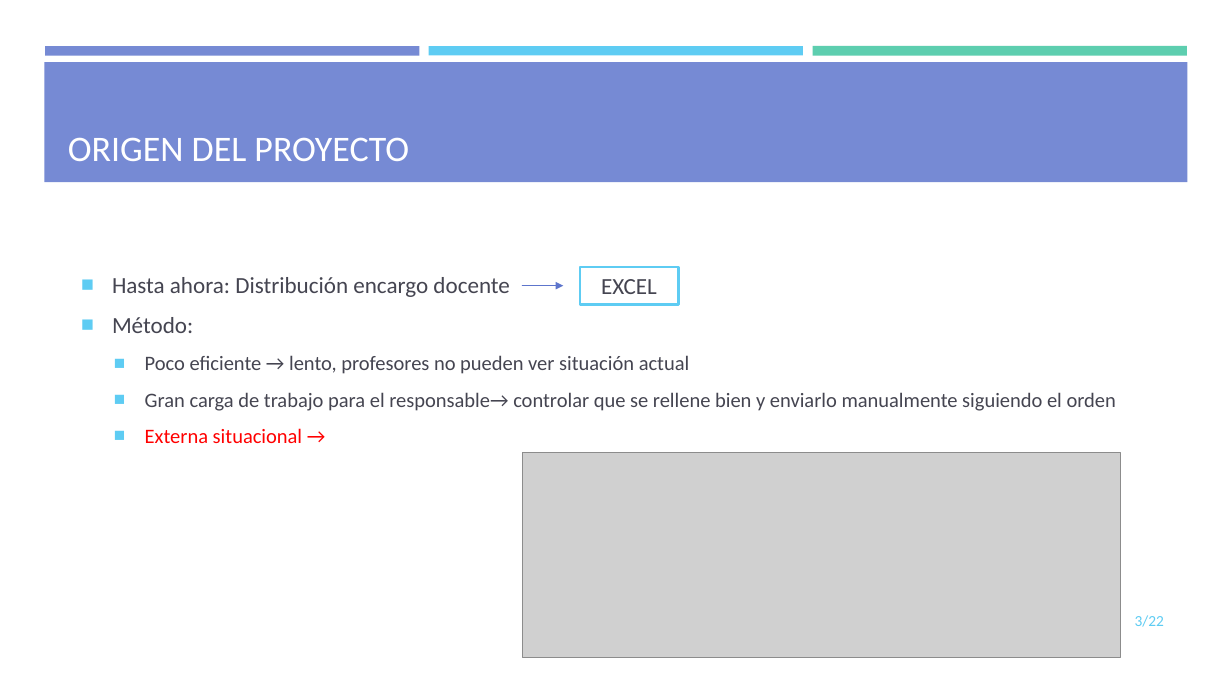
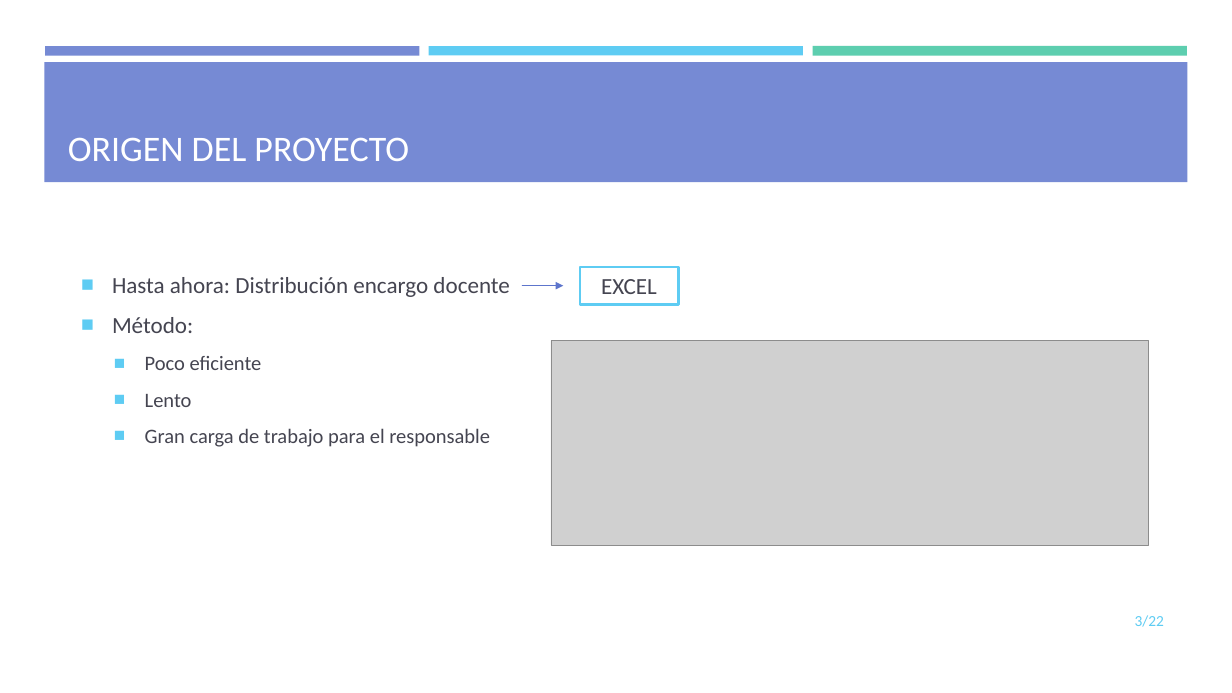
Before and after one commit to mdlunag/tfg, a slide deck: slide 3 of tfg_presentacio.pptx. Drawn at 1232x693 pixels with LibreOffice and Linux fonts; fonts in the diff are those of the drawing; grey boxes stand for pictures. Boxes give left, top, right and bottom in pixels: in the first picture for what was removed or moved away, otherwise in the second. Text is boxed around its words. In the diff, an @@ line names an element or a change of style, - is before the commit and + after.

```diff
--- a/tfg_presentacio.pptx
+++ b/tfg_presentacio.pptx
@@ text at bbox=[145, 356, 490, 447]: text changed @@
-  ■ Poco eficiente → lento, profesores no pueden ver situación actual
-  ■ Gran carga de trabajo para el responsable→ controlar que se rellene bien y enviarlo manualmente siguiendo el orden
-  ■ Externa situacional →
+  ■ Poco eficiente
+  ■ Lento
+  ■ Gran carga de trabajo para el responsable
@@ picture: place and size @@
-picture at bbox=[522, 453, 1120, 657]
+picture at bbox=[551, 341, 1149, 545]
```
Also in this commit, not shown: 8 other slides changed, 7 slides added, 9 slides removed.
